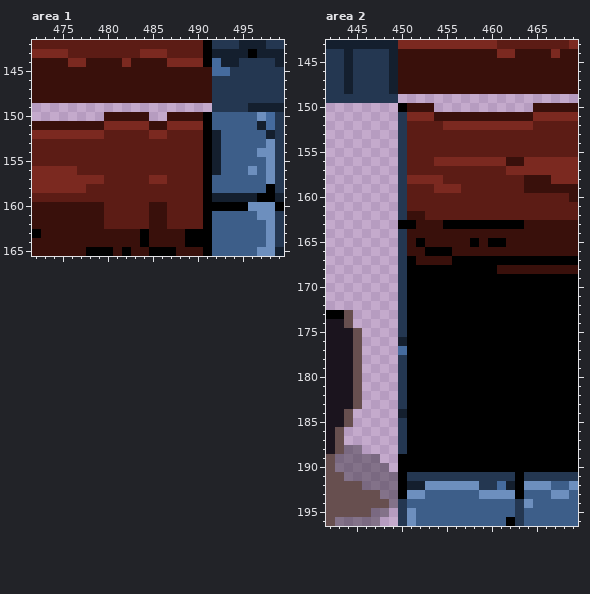
Pixel-art file: images/dungeonWalls.aseprite. This is how it looked before the edit.
500x200 pixels, 1 frame. Colours within 5 levels of each other are drawn and written as one. Shown: area 1: x 472..499, y 142..165; area 2: x 442..469, y 143..196.
Now the later version:
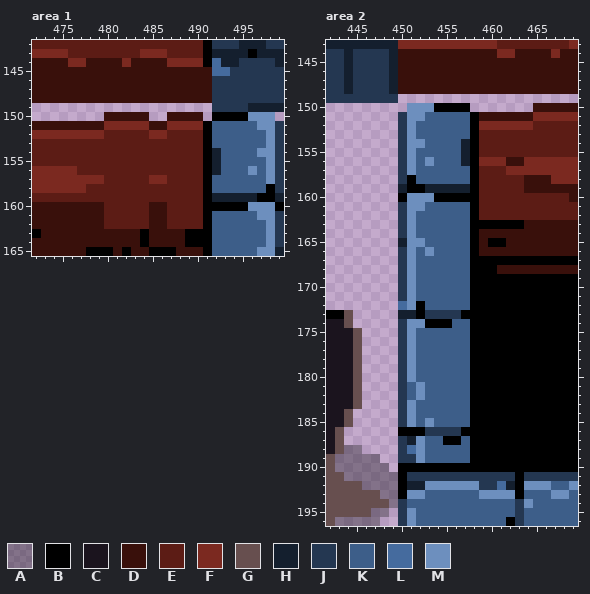
Palette (. is transparent): A #00000054  B #000000  C #1b141e  D #39100b  E #5c1c15  F #7b2920  G #674f4f  H #141f2e  J #243751  K #3d5e89  L #456b9e  M #6d8fbe
The commit says: tweak stairs down
Diff:
{"where": "area 1, layer \"Layer\""}
{"y":150,"x":491,"old":"BKKKKK","new":".BBBBM"}
{"y":150,"x":498,"old":"LJ","new":"M."}
{"y":151,"x":497,"old":"HL","new":"MM"}
{"y":152,"x":492,"old":"H","new":"K"}
{"y":152,"x":498,"old":"H","new":"M"}
{"y":153,"x":492,"old":"H","new":"K"}
{"where": "area 2, layer \"Layer\""}
{"y":150,"x":450,"old":"BDDD....","new":".MMMBBBB"}
{"y":151,"x":451,"old":"FFFDDDDD","new":"MMKKKKKB"}
{"y":152,"x":451,"old":"EEEEFFFF","new":"MKKKKKKB"}
{"y":153,"x":451,"old":"EEEEEEEE","new":"MKKKKKKB"}
{"y":154,"x":451,"old":"EEEEEEEE","new":"MMKKKKHB"}
{"y":155,"x":451,"old":"EEEEEEEE","new":"MKKKKKHB"}
{"y":156,"x":451,"old":"EEEFFFFF","new":"MKMKKKHB"}
{"y":157,"x":451,"old":"EEEEEEEE","new":"MKKKKKKB"}
{"y":158,"x":451,"old":"FFFFEEEE","new":"BKKKKKKB"}
{"y":159,"x":450,"old":"JEEEFFFEE","new":"HBBHHHHHB"}
{"y":160,"x":450,"old":"JEEEEEEEE","new":"BMMMBBBBB"}
{"y":161,"x":451,"old":"EEEEEEEE","new":"MMKKKKKB"}
{"y":162,"x":451,"old":"DDEEEEEE","new":"MKKKKKKB"}
{"y":163,"x":450,"old":"BBDDDBBB","new":"JMKKKKKK"}
{"y":164,"x":451,"old":"DDDDDDDD","new":"MKKKKKKB"}
{"y":165,"x":450,"old":"JDBDDDDD","new":"HMMKKKKK"}
{"y":166,"x":451,"old":"DDBBBDDD","new":"MKMKKKKB"}
{"y":167,"x":451,"old":"BDDDDBB","new":"MKKKKKK"}
{"y":168,"x":451,"old":"BBBBBBB","new":"MKKKKKK"}
{"y":169,"x":451,"old":"BBBBBBB","new":"MKKKKKK"}
{"y":170,"x":451,"old":"BBBBBBB","new":"MKKKKKK"}
{"y":171,"x":451,"old":"BBBBBBB","new":"MKKKKKK"}
{"y":172,"x":450,"old":"JB","new":"LM"}
{"y":172,"x":453,"old":"BBBBB","new":"KKKKK"}
{"y":173,"x":450,"old":"JB","new":"HH"}
{"y":173,"x":453,"old":"BBBB","new":"JJJJ"}
{"y":174,"x":451,"old":"BB","new":"MM"}
{"y":174,"x":456,"old":"BB","new":"KK"}
{"y":175,"x":451,"old":"BBBBBBB","new":"MKKKKKK"}
{"y":176,"x":450,"old":"HBBBBBBB","new":"JMKKKKKK"}
{"y":177,"x":450,"old":"LBBBBBBB","new":"JMKKKKKK"}
{"y":178,"x":451,"old":"BBBBBBB","new":"MKKKKKK"}
{"y":179,"x":451,"old":"BBBBBBB","new":"MKKKKKK"}
{"y":180,"x":451,"old":"BBBBBBB","new":"MKKKKKK"}
{"y":181,"x":451,"old":"BBBBBBB","new":"KMKKKKK"}
{"y":182,"x":451,"old":"BBBBBBB","new":"KMKKKKK"}
{"y":183,"x":451,"old":"BBBBBBB","new":"MKKKKKK"}
{"y":184,"x":450,"old":"HBBBBBBB","new":"JMKKKKKK"}
{"y":185,"x":451,"old":"BBBBBBB","new":"MKMKKKK"}
{"y":186,"x":450,"old":"J","new":"B"}
{"y":186,"x":453,"old":"BBBB","new":"JJJJ"}
{"y":187,"x":451,"old":"BBBB","new":"HMKK"}
{"y":187,"x":457,"old":"B","new":"K"}
{"y":188,"x":451,"old":"BBBBBBB","new":"LMKKKKK"}
{"y":189,"x":450,"old":"BBBBBBBB","new":"JJMKKKKK"}
